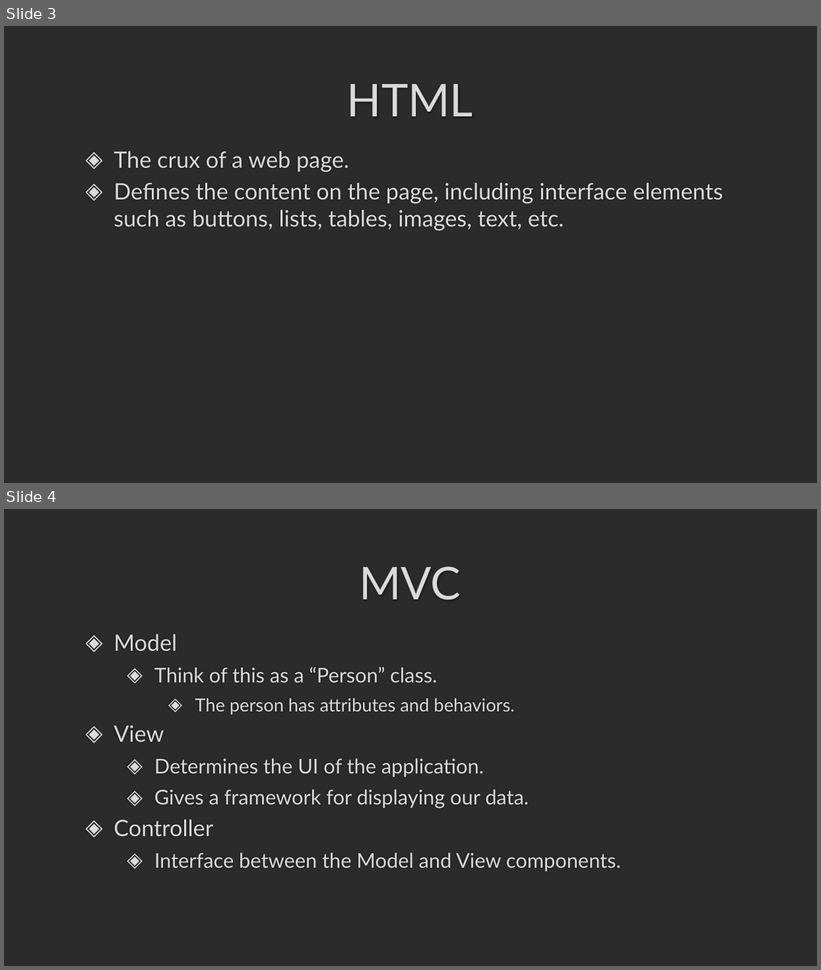
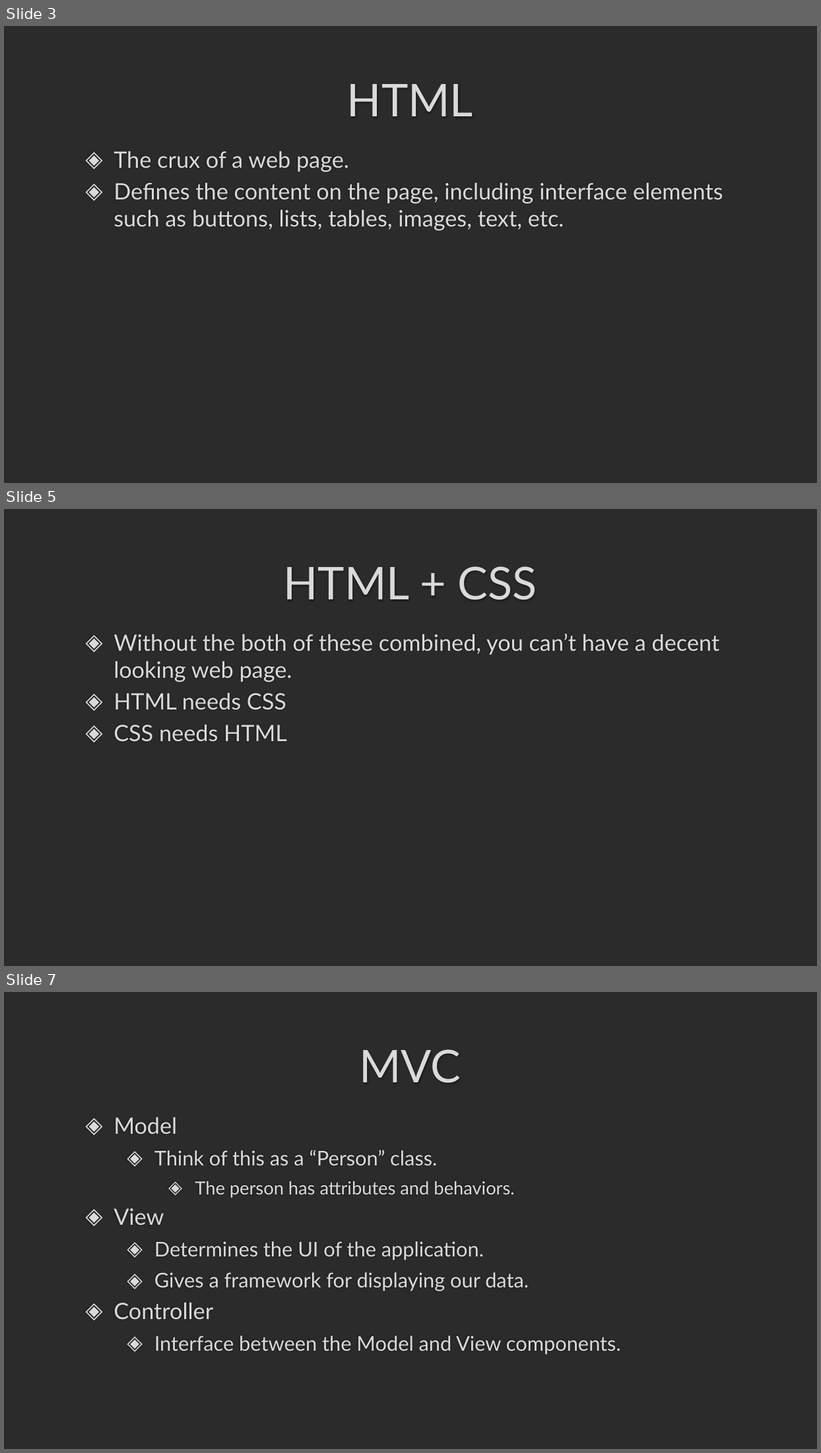
Before and after one commit to darrare/CS-3020, a slide deck: Documents/Powerpoints/10.0 ASP.NET.pptx. Shown one above the other, each under a label of ours: slides 3 and 4 before the commit, slides 3, 5 and 7 after it; the slides between them are not shown. The pictures are 821x970 and 821x1453 pixels, drawn with LibreOffice and Linux fonts; fonts in the diff are those of the drawing; background and template pictures are left out; a plain dark background stands for a picture behind light text. Boxes give left, top, right and bottom in pixels: in the first picture for what was removed or moved away, otherwise in the second. Text is boxed around its words. In the diff, an @@ line names an element or a change of style, - is before the commit and + after.

```diff
--- a/Documents/Powerpoints/10.0 ASP.NET.pptx
+++ b/Documents/Powerpoints/10.0 ASP.NET.pptx
@@ slide 5 added at (4,509,817,966), background picture (left out) @@
@@ title added at (284,566,537,600), 40 pt, text #DADADA @@
+HTML + CSS
@@ text added at (114,634,720,741), 20 pt, text #DADADA @@
+◈ Without the both of these combined, you can’t have a decent looking web page.
+◈ HTML needs CSS
+◈ CSS needs HTML
@@ what was slide 4 is now slide 7 @@
```
Also in this commit, not shown: 2 other slides added, 20 other files.
